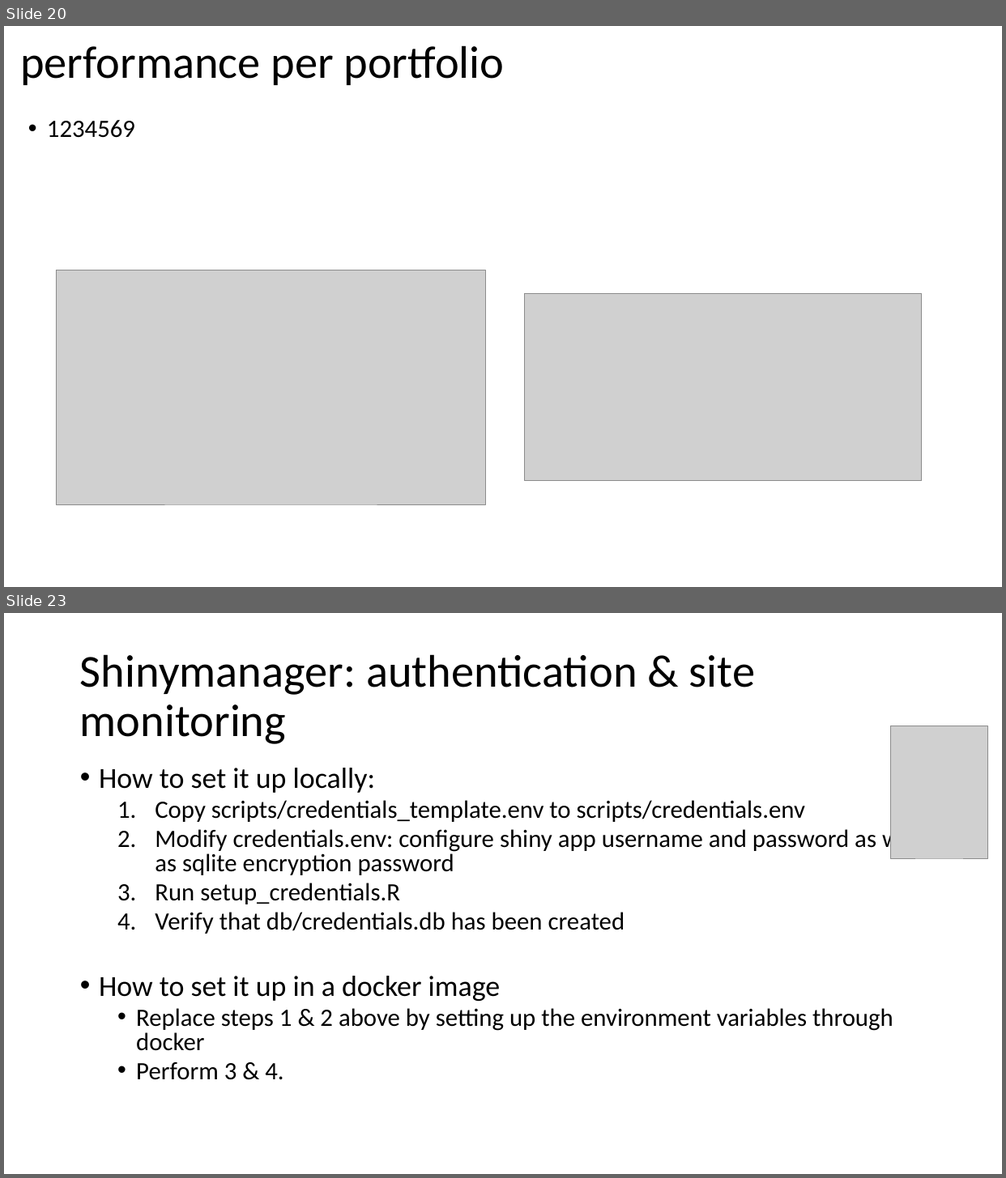
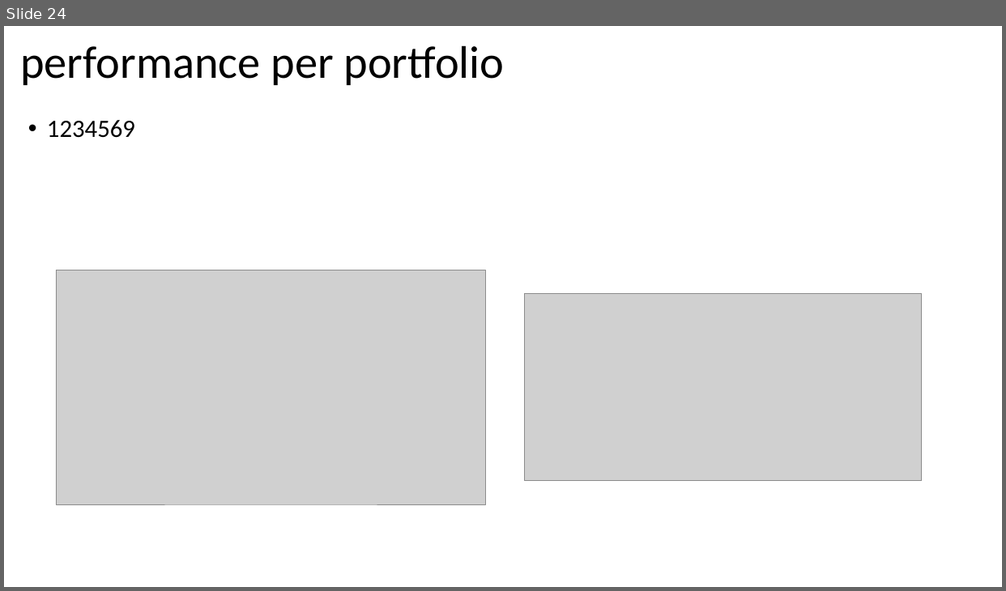
Before and after one commit to jorritvm/stocks_dashboard, a slide deck: doc/stock_dashboard_documentation.pptx. Shown one above the other, each under a label of ours: slides 20 and 23 before the commit, slide 24 after it; the slides between them are not shown. The pictures are 1006x1178 and 1006x591 pixels, drawn with LibreOffice and Linux fonts; fonts in the diff are those of the drawing; grey boxes stand for pictures. Boxes give left, top, right and bottom in pixels: in the first picture for what was removed or moved away, otherwise in the second. Text is boxed around its words. In the diff, an @@ line names an element or a change of style, - is before the commit and + after.

Commit message:
configure server using an env file

```diff
--- a/doc/stock_dashboard_documentation.pptx
+++ b/doc/stock_dashboard_documentation.pptx
@@ slide 23 removed at bbox=[4, 613, 1002, 1174], background #FFFFFF @@
@@ title removed at bbox=[80, 654, 755, 744] @@
-Shinymanager: authentication & site monitoring
@@ picture removed at bbox=[891, 726, 987, 858] @@
@@ text removed at bbox=[99, 768, 923, 1080] @@
-• How to set it up locally:
-  1. Copy scripts/credentials_template.env to scripts/credentials.env
-  2. Modify credentials.env: configure shiny app username and password as well as sqlite encryption password
-  3. Run setup_credentials.R
-  4. Verify that db/credentials.db has been created
-• How to set it up in a docker image
-  • Replace steps 1 & 2 above by setting up the environment variables through docker
-  • Perform 3 & 4.
@@ what was slide 20 is now slide 24 @@
```
Also in this commit, not shown: 4 slides changed, 2 slides added, 7 other files.
